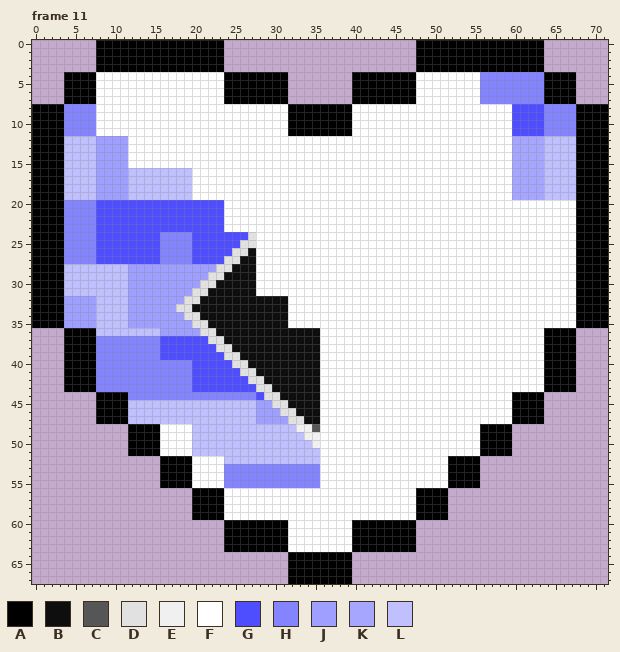
Two states of a pixel-art file, Template (28 frames).aseprite. Above: the version before the commit.
72x68 pixels, 28 frames. Colours within 5 levels of each other are drawn and written as one. Shown: frame 11. The commit also changed other frames, which this record leaves out.
Visible layers, top first: "Base/Shine", "Base/Light" opacity 29%, "Base/Shadow" opacity 4% colour burn, "Base/Outline", "Icons/Rhombi", "Horizontal Stripes/7 Stripes", "Horizontal Stripes/9 Stripes", "Diagonal Stripes/3 Stripes Left", "Diagonal Stripes/3 Stripes Right".
Palette (. is transparent): A #000000  B #0e0e0e  C #565656  D #e1e1e1  E #f0f0f0  F #ffffff  G #4e4eff  H #8484ff  J #9f9fff  K #a6a6ff  L #c0c0ff
Pixels before, frame 11 (only the part around the change), first column x 0:
 0 ........AAAAAAAAAAAAAAAA........................AAAAAAAAAAAAAAAA........
 1 ........AAAAAAAAAAAAAAAA........................AAAAAAAAAAAAAAAA........
 2 ........AAAAAAAAAAAAAAAA........................AAAAAAAAAAAAAAAA........
 3 ........AAAAAAAAAAAAAAAA........................AAAAAAAAAAAAAAAA........
 4 ....AAAAFFFFFFFFFFFFFFFFAAAAAAAA........AAAAAAAAFFFFFFFFHHHHHHHHAAAA....
 5 ....AAAAFFFFFFFFFFFFFFFFAAAAAAAA........AAAAAAAAFFFFFFFFHHHHHHHHAAAA....
 6 ....AAAAFFFFFFFFFFFFFFFFAAAAAAAA........AAAAAAAAFFFFFFFFHHHHHHHHAAAA....
 7 ....AAAAFFFFFFFFFFFFFFFFAAAAAAAA........AAAAAAAAFFFFFFFFHHHHHHHHAAAA....
 8 AAAAHHHHFFFFFFFFFFFFFFFFFFFFFFFFAAAAAAAAFFFFFFFFFFFFFFFFFFFFGGGGHHHHAAAA
 9 AAAAHHHHFFFFFFFFFFFFFFFFFFFFFFFFAAAAAAAAFFFFFFFFFFFFFFFFFFFFGGGGHHHHAAAA
10 AAAAHHHHFFFFFFFFFFFFFFFFFFFFFFFFAAAAAAAAFFFFFFFFFFFFFFFFFFFFGGGGHHHHAAAA
11 AAAAHHHHFFFFFFFFFFFFFFFFFFFFFFFFAAAAAAAAFFFFFFFFFFFFFFFFFFFFGGGGHHHHAAAA
12 AAAALLLLJJJJFFFFFFFFFFFFFFFFFFFFFFFFFFFFFFFFFFFFFFFFFFFFFFFFKKKKLLLLAAAA
13 AAAALLLLJJJJFFFFFFFFFFFFFFFFFFFFFFFFFFFFFFFFFFFFFFFFFFFFFFFFKKKKLLLLAAAA
14 AAAALLLLJJJJFFFFFFFFFFFFFFFFFFFFFFFFFFFFFFFFFFFFFFFFFFFFFFFFKKKKLLLLAAAA
15 AAAALLLLJJJJFFFFFFFFFFFFFFFFFFFFFFFFFFFFFFFFFFFFFFFFFFFFFFFFKKKKLLLLAAAA
16 AAAALLLLJJJJLLLLLLLLFFFFFFFFFFFFFFFFFFFFFFFFFFFFFFFFFFFFFFFFKKKKLLLLAAAA
17 AAAALLLLJJJJLLLLLLLLFFFFFFFFFFFFFFFFFFFFFFFFFFFFFFFFFFFFFFFFKKKKLLLLAAAA
18 AAAALLLLJJJJLLLLLLLLFFFFFFFFFFFFFFFFFFFFFFFFFFFFFFFFFFFFFFFFKKKKLLLLAAAA
19 AAAALLLLJJJJLLLLLLLLFFFFFFFFFFFFFFFFFFFFFFFFFFFFFFFFFFFFFFFFKKKKLLLLAAAA
20 AAAAHHHHGGGGGGGGGGGGGGGGFFFFFFFFFFFFFFFFFFFFFFFFFFFFFFFFFFFFFFFFFFFFAAAA
21 AAAAHHHHGGGGGGGGGGGGGGGGFFFFFFFFFFFFFFFFFFFFFFFFFFFFFFFFFFFFFFFFFFFFAAAA
22 AAAAHHHHGGGGGGGGGGGGGGGGFFFFFFFFFFFFFFFFFFFFFFFFFFFFFFFFFFFFFFFFFFFFAAAA
23 AAAAHHHHGGGGGGGGGGGGGGGGFFFFFFFFFFFFFFFFFFFFFFFFFFFFFFFFFFFFFFFFFFFFAAAA
24 AAAAHHHHGGGGGGGGHHHHGGGGGGGDFFFFFFFFFFFFFFFFFFFFFFFFFFFFFFFFFFFFFFFFAAAA
25 AAAAHHHHGGGGGGGGHHHHGGGGGGDDFFFFFFFFFFFFFFFFFFFFFFFFFFFFFFFFFFFFFFFFAAAA
26 AAAAHHHHGGGGGGGGHHHHGGGGGDDBFFFFFFFFFFFFFFFFFFFFFFFFFFFFFFFFFFFFFFFFAAAA
27 AAAAHHHHGGGGGGGGHHHHGGGGDDBBFFFFFFFFFFFFFFFFFFFFFFFFFFFFFFFFFFFFFFFFAAAA
28 AAAALLLLLLLLJJJJJJJJJJJDDBBBFFFFFFFFFFFFFFFFFFFFFFFFFFFFFFFFFFFFFFFFAAAA
29 AAAALLLLLLLLJJJJJJJJJJDDBBBBFFFFFFFFFFFFFFFFFFFFFFFFFFFFFFFFFFFFFFFFAAAA
30 AAAALLLLLLLLJJJJJJJJJDDBBBBBFFFFFFFFFFFFFFFFFFFFFFFFFFFFFFFFFFFFFFFFAAAA
31 AAAALLLLLLLLJJJJJJJJDDBBBBBBFFFFFFFFFFFFFFFFFFFFFFFFFFFFFFFFFFFFFFFFAAAA
32 AAAAJJJJLLLLJJJJJJJDDBBBBBBBBBBBFFFFFFFFFFFFFFFFFFFFFFFFFFFFFFFFFFFFAAAA
33 AAAAJJJJLLLLJJJJJJDDBBBBBBBBBBBBFFFFFFFFFFFFFFFFFFFFFFFFFFFFFFFFFFFFAAAA
34 AAAAJJJJLLLLJJJJJJJDDBBBBBBBBBBBFFFFFFFFFFFFFFFFFFFFFFFFFFFFFFFFFFFFAAAA
35 AAAAJJJJLLLLJJJJJJJJDDBBBBBBBBBBFFFFFFFFFFFFFFFFFFFFFFFFFFFFFFFFFFFFAAAA
36 ....AAAALLLLLLLLJJJJJDDBBBBBBBBBBBBBFFFFFFFFFFFFFFFFFFFFFFFFFFFFAAAA....
37 ....AAAAHHHHHHHHGGGGGGDDBBBBBBBBBBBBFFFFFFFFFFFFFFFFFFFFFFFFFFFFAAAA....
38 ....AAAAHHHHHHHHGGGGGGGDDBBBBBBBBBBBFFFFFFFFFFFFFFFFFFFFFFFFFFFFAAAA....
39 ....AAAAHHHHHHHHGGGGGGGGDDBBBBBBBBBBFFFFFFFFFFFFFFFFFFFFFFFFFFFFAAAA....
40 ....AAAAHHHHHHHHHHHHGGGGGDDBBBBBBBBBFFFFFFFFFFFFFFFFFFFFFFFFFFFFAAAA....
41 ....AAAAHHHHHHHHHHHHGGGGGGDDBBBBBBBBFFFFFFFFFFFFFFFFFFFFFFFFFFFFAAAA....
42 ....AAAAHHHHHHHHHHHHGGGGGGGDDBBBBBBBFFFFFFFFFFFFFFFFFFFFFFFFFFFFAAAA....
43 ....AAAAHHHHHHHHHHHHGGGGGGGGDDBBBBBBFFFFFFFFFFFFFFFFFFFFFFFFFFFFAAAA....
44 ........AAAAHHHHHHHHHHHHHHHHGDDBBBBBFFFFFFFFFFFFFFFFFFFFFFFFAAAA........
45 ........AAAALLLLLLLLLLLLLLLLJJDDBBBBFFFFFFFFFFFFFFFFFFFFFFFFAAAA........
46 ........AAAALLLLLLLLLLLLLLLLJJJDDBBBFFFFFFFFFFFFFFFFFFFFFFFFAAAA........
47 ........AAAALLLLLLLLLLLLLLLLJJJJDDBBFFFFFFFFFFFFFFFFFFFFFFFFAAAA........
48 ............AAAAFFFFLLLLLLLLLLLLLEECFFFFFFFFFFFFFFFFFFFFAAAA............
49 ............AAAAFFFFLLLLLLLLLLLLLLEEFFFFFFFFFFFFFFFFFFFFAAAA............
50 ............AAAAFFFFLLLLLLLLLLLLLLLEFFFFFFFFFFFFFFFFFFFFAAAA............
51 ............AAAAFFFFLLLLLLLLLLLLLLLLFFFFFFFFFFFFFFFFFFFFAAAA............
52 ................AAAAFFFFLLLLLLLLLLLLFFFFFFFFFFFFFFFFAAAA................
53 ................AAAAFFFFHHHHHHHHHHHHFFFFFFFFFFFFFFFFAAAA................
54 ................AAAAFFFFHHHHHHHHHHHHFFFFFFFFFFFFFFFFAAAA................
55 ................AAAAFFFFHHHHHHHHHHHHFFFFFFFFFFFFFFFFAAAA................
56 ....................AAAAFFFFFFFFFFFFFFFFFFFFFFFFAAAA....................
57 ....................AAAAFFFFFFFFFFFFFFFFFFFFFFFFAAAA....................
58 ....................AAAAFFFFFFFFFFFFFFFFFFFFFFFFAAAA....................
59 ....................AAAAFFFFFFFFFFFFFFFFFFFFFFFFAAAA....................
60 ........................AAAAAAAAFFFFFFFFAAAAAAAA........................
61 ........................AAAAAAAAFFFFFFFFAAAAAAAA........................
Once edited:
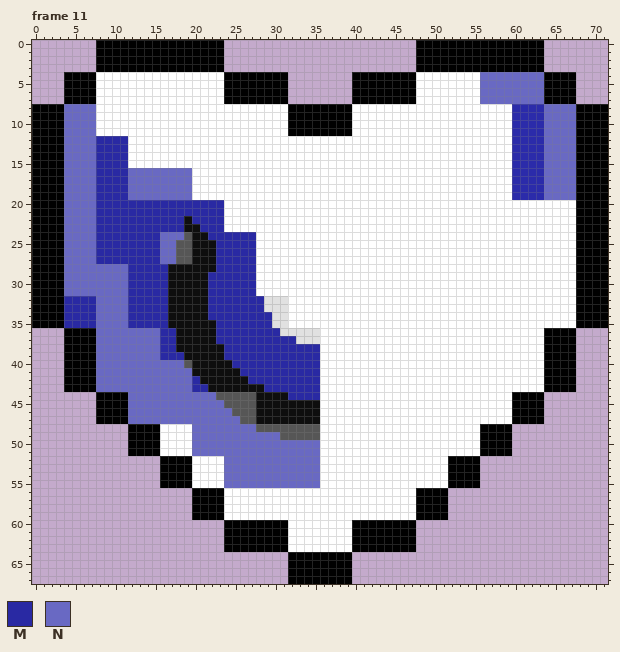
Colours new in this view: M #2929a3  N #6969c3
Diff:
layer "Horizontal Stripes/9 Stripes" now hidden
layer "Horizontal Stripes/7 Stripes" now hidden
layer "Unique Color" now shown
layer "Other Icons/Linux Distros/Void" added
layer "Icons/Rhombi" now hidden
colour K: #a6a6ff -> #2b2baa
Changed rows in their new state; - is a pixel that keeps its letter.
Frame 11:
first column x 4:
 4 ----------------------------------------------------NNNNNNNN----
 5 ----------------------------------------------------NNNNNNNN----
 6 ----------------------------------------------------NNNNNNNN----
 7 ----------------------------------------------------NNNNNNNN----
 8 NNNN----------------------------------------------------KKKKNNNN
 9 NNNN----------------------------------------------------KKKKNNNN
10 NNNN----------------------------------------------------KKKKNNNN
11 NNNN----------------------------------------------------KKKKNNNN
12 NNNNMMMM----------------------------------------------------NNNN
13 NNNNMMMM----------------------------------------------------NNNN
14 NNNNMMMM----------------------------------------------------NNNN
15 NNNNMMMM----------------------------------------------------NNNN
16 NNNNMMMMNNNNNNNN--------------------------------------------NNNN
17 NNNNMMMMNNNNNNNN--------------------------------------------NNNN
18 NNNNMMMMNNNNNNNN--------------------------------------------NNNN
19 NNNNMMMMNNNNNNNN--------------------------------------------NNNN
20 NNNNMMMMMMMMMMMMMMMM--------------------------------------------
21 NNNNMMMMMMMMMMMMMMMM--------------------------------------------
22 NNNNMMMMMMMMMMMBMMMM--------------------------------------------
23 NNNNMMMMMMMMMMMBBMMM--------------------------------------------
24 NNNNMMMMMMMMNNNCBBMMMMMM----------------------------------------
25 NNNNMMMMMMMMNNCCBBBMMMMM----------------------------------------
26 NNNNMMMMMMMMNNCCBBBMMMMM----------------------------------------
27 NNNNMMMMMMMMNNCCBBBMMMMM----------------------------------------
28 NNNNNNNNMMMMMBBBBBBMMMMM----------------------------------------
29 NNNNNNNNMMMMMBBBBBMMMMMM----------------------------------------
30 NNNNNNNNMMMMMBBBBBMMMMMM----------------------------------------
31 NNNNNNNNMMMMMBBBBBMMMMMM----------------------------------------
32 MMMMNNNNMMMMMBBBB-MMMMMMMDDD------------------------------------
33 MMMMNNNNMMMMMBBB--MMMMMMMDDD------------------------------------
34 MMMMNNNNMMMMMBBBB-MMMMMMMMDD------------------------------------
35 MMMMNNNNMMMMMBBBBB-MMMMMMMDD------------------------------------
36 ----NNNNNNNNMMBBBBBMMMMMMMMDDDDD--------------------------------
37 ----NNNNNNNNMMBBBBBMMMMMMMMMMDDD--------------------------------
38 ----NNNNNNNNMMBBBBBBMMMMMMMMMMMM--------------------------------
39 ----NNNNNNNNMMMBBBBBMMMMMMMMMMMM--------------------------------
40 ----NNNNNNNNNNNCBBBBBMMMMMMMMMMM--------------------------------
41 ----NNNNNNNNNNNNBBBBBBMMMMMMMMMM--------------------------------
42 ----NNNNNNNNNNNNMBBBBBBMMMMMMMMM--------------------------------
43 ----NNNNNNNNNNNNMMBBBBBBBMMMMMMM--------------------------------
44 --------NNNNNNNNNNNCCCCCBBB-MMMM--------------------------------
45 --------NNNNNNNNNNNNCCCCBBBB------------------------------------
46 --------NNNNNNNNNNNNNCCCBBBBB-----------------------------------
47 --------NNNNNNNNNNNNNNCCBBBBBB----------------------------------
48 ----------------NNNNNNNNCCCCCCC---------------------------------
49 ----------------NNNNNNNNNNNCCCCC--------------------------------
50 ----------------NNNNNNNNNNNNNNNN--------------------------------
51 ----------------NNNNNNNNNNNNNNNN--------------------------------
52 --------------------NNNNNNNNNNNN--------------------------------
53 --------------------NNNNNNNNNNNN--------------------------------
54 --------------------NNNNNNNNNNNN--------------------------------
55 --------------------NNNNNNNNNNNN--------------------------------
Pixel boxes of the changes (left, top, right, bottom) in both pictures:
changed: (480, 72, 576, 200)
changed: (64, 104, 320, 488)
